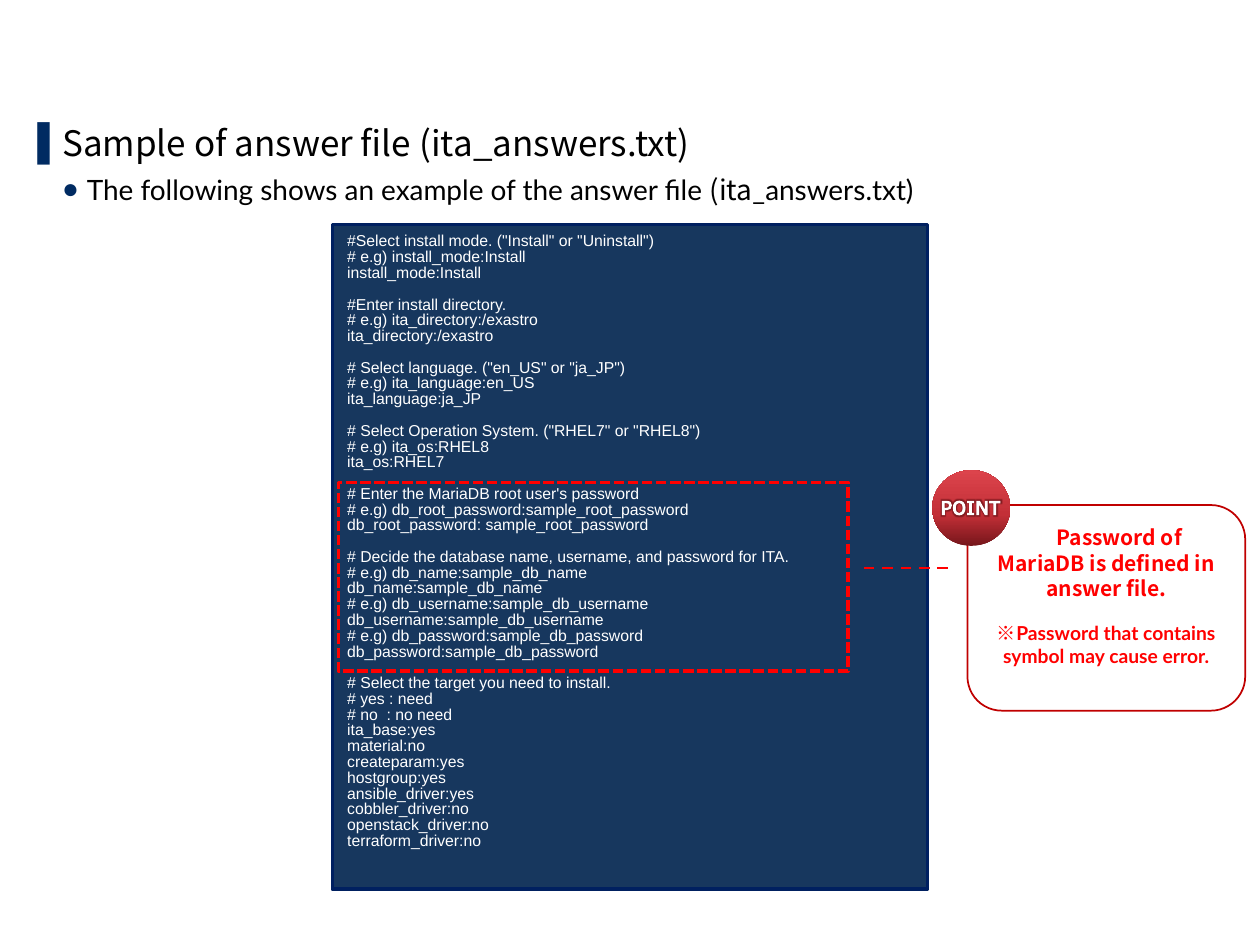
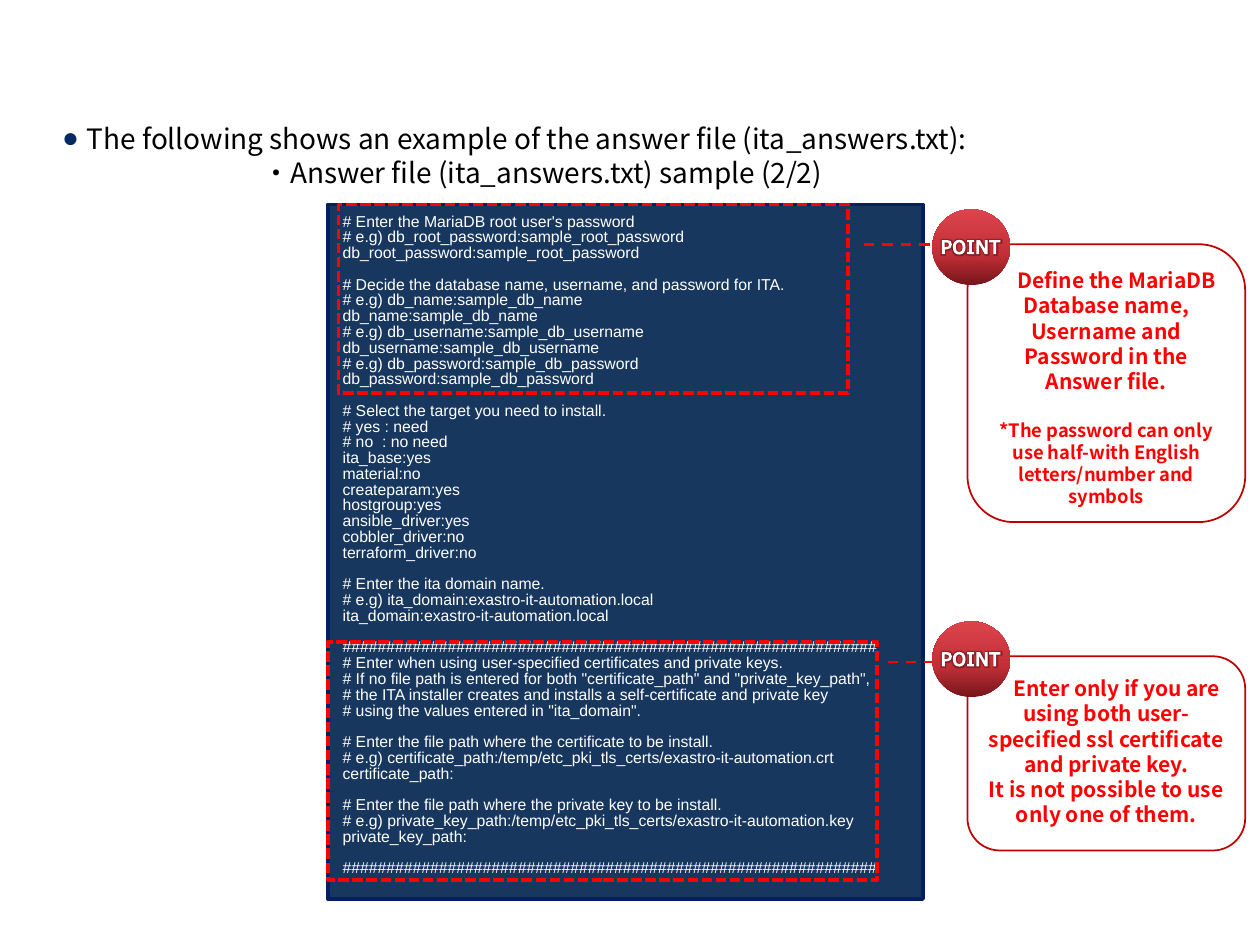
Before and after one commit to exastro-suite/it-automation-docs, a slide deck: slide 23 of asset/Learn/ITA-offline-install.pptx (slide 19 before the commit). Drawn at 1260x945 pixels with LibreOffice and Linux fonts; fonts in the diff are those of the drawing; background and template pictures are left out. Boxes give left, top, right and bottom in pixels: in the first picture for what was removed or moved away, otherwise in the second. Text is boxed around its words. In the diff, an @@ line names an element or a change of style, - is before the commit and + after.

```diff
--- a/asset/Learn/ITA-offline-install.pptx
+++ b/asset/Learn/ITA-offline-install.pptx
@@ text at [87, 126, 967, 190]: text changed; font Lato to Noto Sans CJK JP @@
-▌ Sample of answer file (ita_answers.txt)
-  ● The following shows an example of the answer file (ita_answers.txt)
+  ● The following shows an example of the answer file (ita_answers.txt):
+    ・Answer file (ita_answers.txt) sample (2/2)
@@ rectangle "# Enter the MariaDB root ...": place and size @@
-rectangle "# Enter the MariaDB root ..." at [333, 224, 927, 890]
+rectangle "# Enter the MariaDB root ..." at [328, 204, 922, 898]
@@ rectangle added at [339, 204, 849, 393], outline #FF0000 2 pt dashed @@
@@ ellipse added at [932, 209, 1011, 285], fill gradient #76161B to #C33037 to #DC444C @@
@@ text in rectangle at [347, 234, 700, 470]: paragraphs removed @@
-#Select install mode. ("Install" or "Uninstall")
-# e.g) install_mode:Install
-install_mode:Install
-#Enter install directory.
-# e.g) ita_directory:/exastro
-ita_directory:/exastro
-# Select language. ("en_US" or "ja_JP")
-# e.g) ita_language:en_US
-ita_language:ja_JP
-# Select Operation System. ("RHEL7" or "RHEL8")
-# e.g) ita_os:RHEL8
-ita_os:RHEL7
@@ freeform shape added at [942, 239, 1000, 255], fill #FFFFFF @@
@@ text in rectangle at [343, 245, 640, 262]: spaces changed @@
-db_root_password: sample_root_password
+db_root_password:sample_root_password
@@ line added from (864, 244) to (953, 244), #FF0000 1.5 pt dashed @@
@@ rounded rectangle added at [968, 244, 1245, 523], outline #C00000 1 pt, 12 pt, text #FF0000, bold @@
+Define the MariaDB Database name, Username and Password in the Answer file.
+*The password can only use half-with English letters/number and symbols
@@ rounded rectangle removed at [968, 505, 1245, 711] @@
-Password of MariaDB is defined in answer file.
-※Password that contains symbol may cause error.
@@ text in rectangle at [343, 577, 870, 846]: paragraphs added @@
+# Enter the ita domain name.
+# e.g) ita_domain:exastro-it-automation.local
+ita_domain:exastro-it-automation.local
+#############################################################
+# Enter when using user-specified certificates and private keys.
+# If no file path is entered for both "certificate_path" and "private_key_path",
+# the ITA installer creates and installs a self-certificate and private key
+# using the values entered in "ita_domain".
+# Enter the file path where the certificate to be install.
+# e.g) certificate_path:/temp/etc_pki_tls_certs/exastro-it-automation.crt
+certificate_path:
+# Enter the file path where the private key to be install.
+# e.g) private_key_path:/temp/etc_pki_tls_certs/exastro-it-automation.key
+private_key_path:
+#############################################################
@@ ellipse: place and size @@
-ellipse at [932, 470, 1011, 546]
+ellipse at [932, 621, 1011, 697]
@@ rectangle: place and size @@
-rectangle at [339, 483, 849, 672]
+rectangle at [328, 643, 877, 881]
@@ freeform shape: place and size @@
-freeform shape at [942, 500, 1000, 515]
+freeform shape at [942, 651, 1000, 667]
@@ rounded rectangle added at [968, 656, 1245, 850], outline #C00000 1 pt, 12 pt, text #FF0000, bold @@
+Enter only if you are using both user-specified ssl certificate and private key.
+It is not possible to use only one of them.
@@ line moved from (864, 568) - (953, 568) to (887, 662) - (976, 662) @@
@@ text in rectangle at [347, 818, 489, 834]: paragraph removed @@
-openstack_driver:no
```
Also in this commit, not shown: 15 other slides changed, 10 slides added, 5 slides removed, 7 other files.
